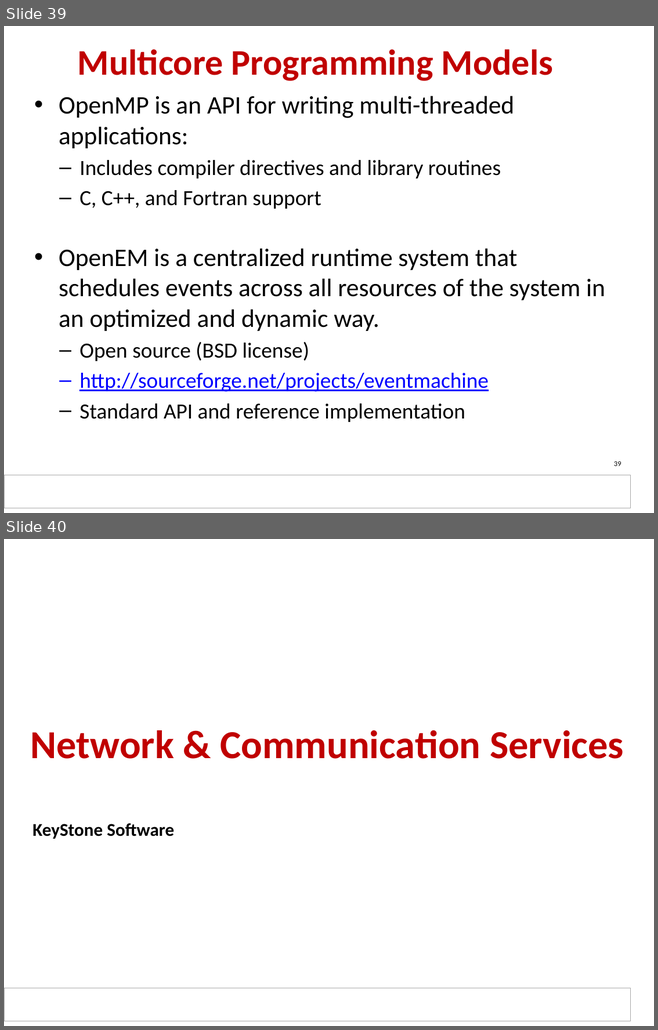
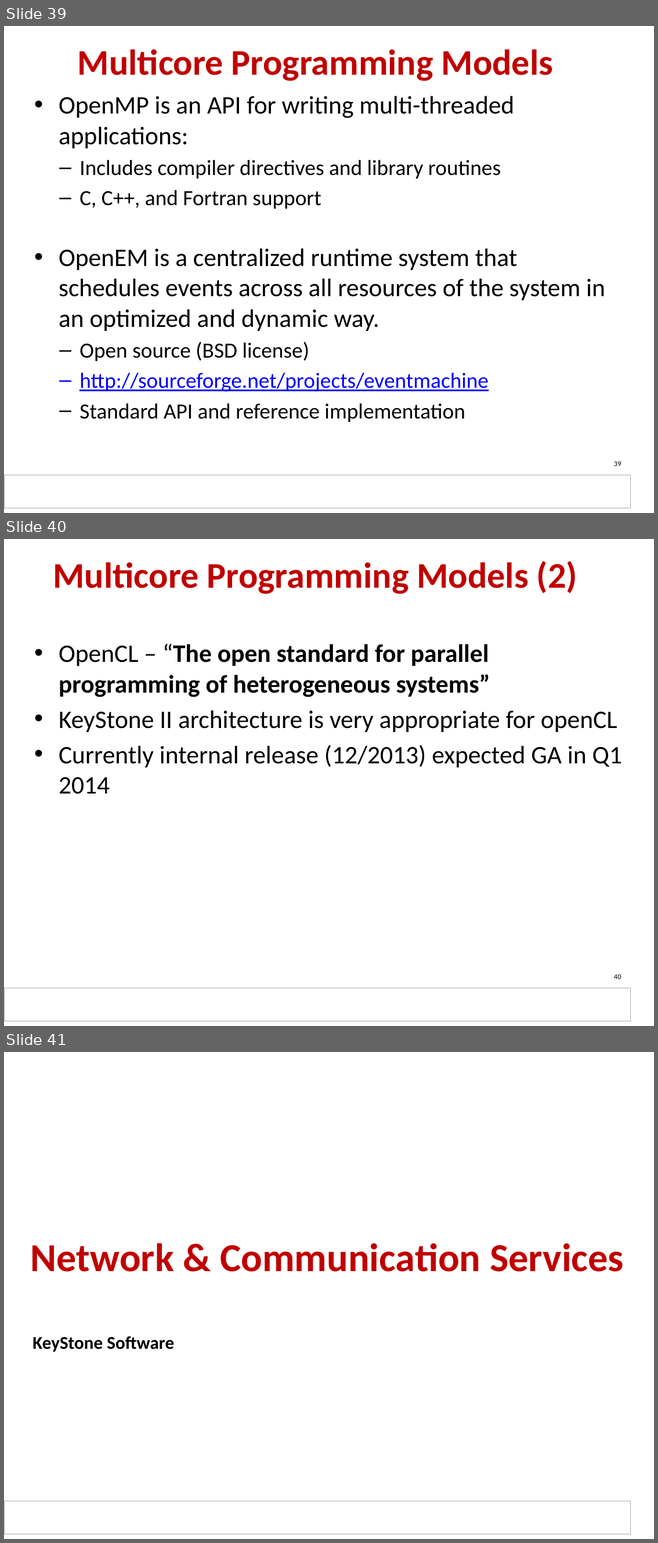
Before and after one commit to hari1989/keystone-workshop, a slide deck: slides/KeyStone Software.pptx. Shown one above the other, each under a label of ours: slides 39 and 40 before the commit, slides 39, 40 and 41 after it. The pictures are 658x1030 and 658x1543 pixels, drawn with LibreOffice and Linux fonts; fonts in the diff are those of the drawing; background and template pictures are left out. Boxes give left, top, right and bottom in pixels: in the first picture for what was removed or moved away, otherwise in the second. Text is boxed around its words. In the diff, an @@ line names an element or a change of style, - is before the commit and + after.

```diff
--- a/slides/KeyStone Software.pptx
+++ b/slides/KeyStone Software.pptx
@@ slide 40 added at (4, 539, 654, 1026), background #FFFFFF; not listed: 1 template element that a slide beside it also shows @@
@@ title added at (53, 561, 577, 594), 40 pt, text #C00000, bold @@
+Multicore Programming Models (2)
@@ text added at (59, 643, 622, 794), 28 pt, text #000000 @@
+• OpenCL – “The open standard for parallel programming of heterogeneous systems”
+• KeyStone II architecture is very appropriate for openCL
+• Currently internal release (12/2013) expected GA in Q1 2014
@@ page number added at (614, 975, 621, 979), 8 pt, text #000000 @@
+40
@@ what was slide 40 is now slide 41 @@
```
Also in this commit, not shown: 6 slides changed.
